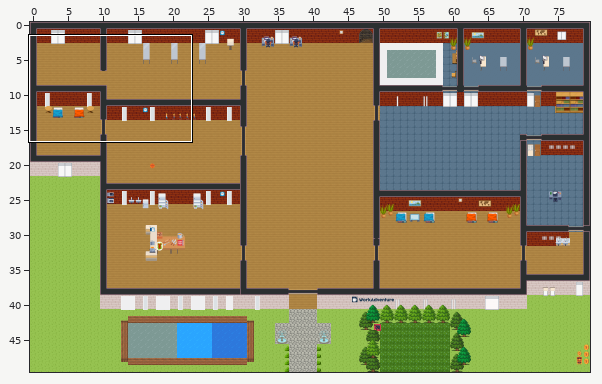
Two states of a Tiled map (JSON), map.tmj. Above, an overview of the earlier version with the close-up marked.
Close-up. Before the commit:
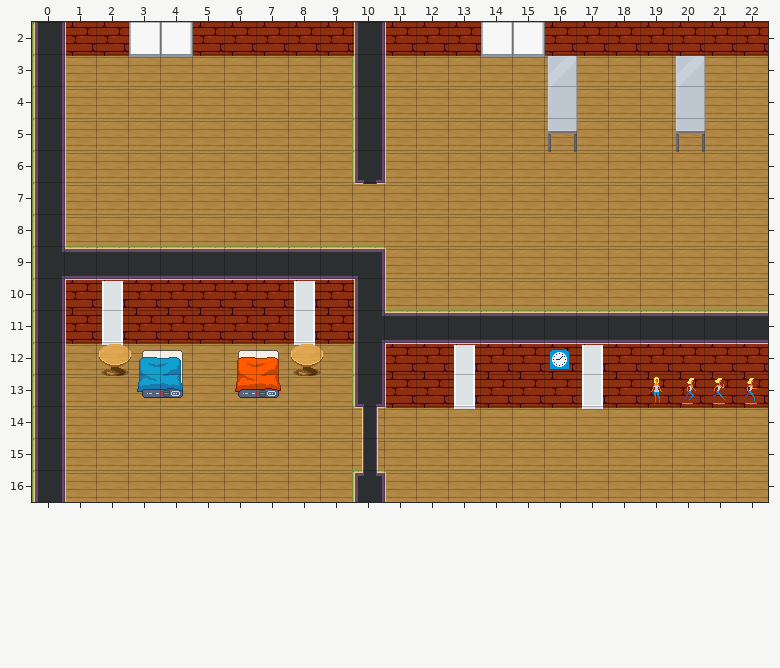
Cells are 32x32 px. Shown: x 0..22, y 2..16. The commit also changed other parts of the map, which this record leaves out.
The result:
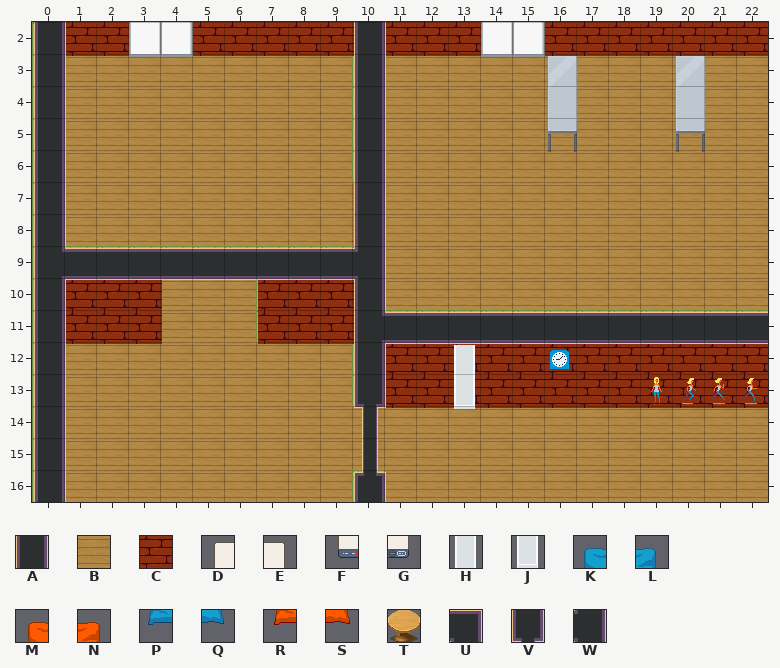
Key: from "Chunk 1": A 3, B 14, C 66, D 67, E 68, F 69, G 70, H 82, J 86, K 90, L 91, M 92, N 93, P 94, Q 95, R 96, S 97, T 135, U 228, V 231, W 241.
_ is an empty cell.
The edit:
Layer "floor/Sols Interieurs":
y 10..11: x 4..6 ___ -> BBB
Layer "walls Brique":
y 10..11: x 4..6 CCC -> ___
y 12: x 3..4 DE -> __; x 6..7 DE -> __
y 13: x 3..4 FG -> __; x 6..7 FG -> __
Layer "walls Menuiserie":
y 10: x 2 H -> _; x 8 H -> _
y 11: x 2 J -> _; x 8 J -> _
y 12: x 3..4 KL -> __; x 6..7 MN -> __; x 17 H -> _
y 13: x 3..4 PQ -> __; x 6..7 RS -> __; x 17 J -> _
Layer "Mobilier vue Haut":
y 12: x 2 T -> _; x 8 T -> _
Layer "walls Vue dessus":
y 6: x 10 V -> A
y 7..8: x 10 _ -> A
y 9: x 10 U -> W
Where, in picture pixels (left, top, right, bottom), the same in both close-ups:
changed: (354, 180, 386, 252)
changed: (99, 280, 323, 398)
removed: (582, 345, 603, 409)
